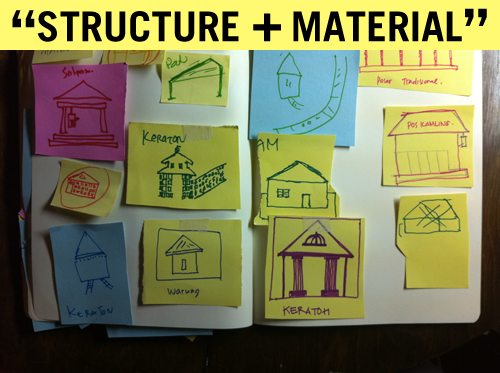
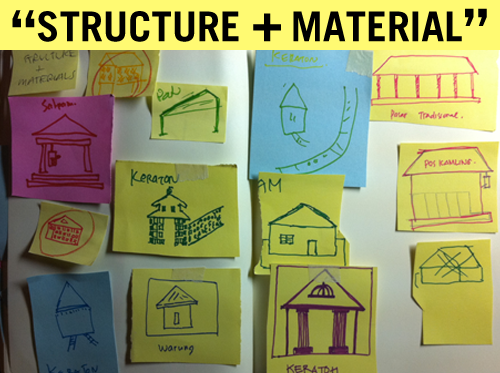
Layers edited between the first and the second 500×373 image:
renamed "Background" to "Layer 0", painted on it over [0, 50, 500, 373]
